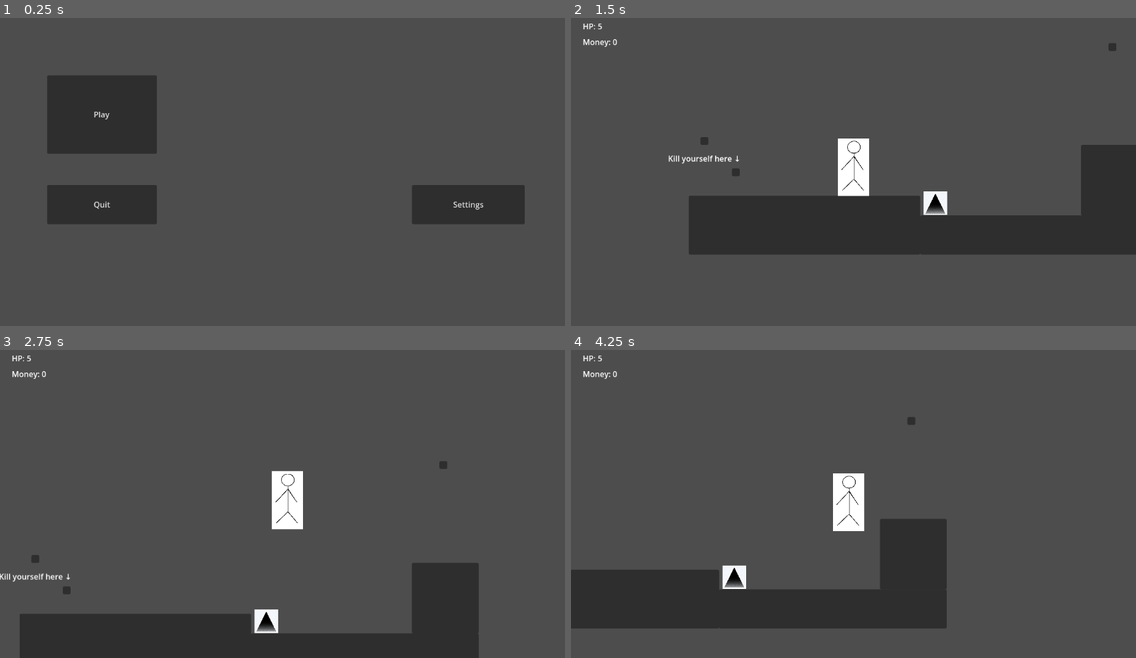
Above: before the commit, frames 1-4 (two rows, left to right).
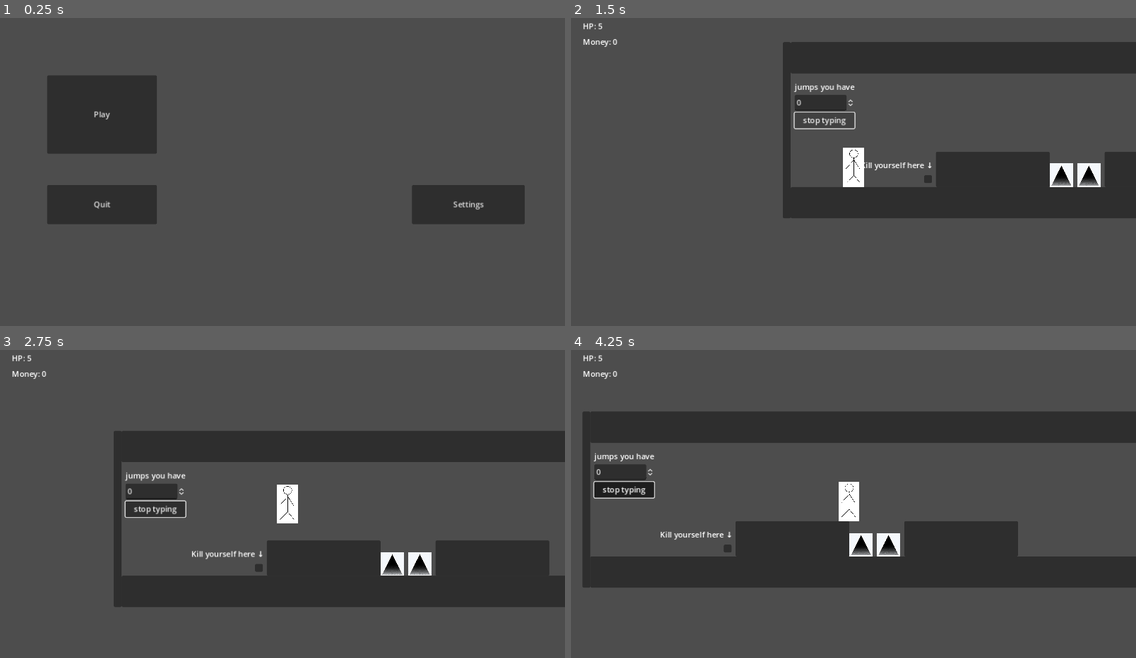
Above: after the commit, the same moments.

Repository: supereason333/platformer
Game: Godot game, scene res://main menu/main_menu.tscn
The game is run twice, just before and just after one commit, with the same random seed, the same clock (stepped at 60 frames per second) and the same inputs.
Inputs (mouse positions are in pixels of both pictures, inside the frame that each line leads up to):
- Up to frame 1 (0.25 s): no input
- Up to frame 2 (1.5 s): click "Play" at 0.5 s; click (825, 119) at 1.25 s, where only the run after the commit has a clickable "stop typing"
- Up to frame 3 (2.75 s): tap Enter at 2 s; move the mouse to (406, 482) at 2.02 s; hold D (right_key) from 2.03 s (still down); hold Space (jump_key) from 2.03 s (still down); click (406, 482) at 2.17 s
- Up to frame 4 (4.25 s): move the mouse to (740, 516) at 2.77 s; release Space (jump_key) at 2.78 s; tap Right (dash_key) at 2.85 s; tap Space (jump_key) at 3.02, 3.05, 3.32 s; move the mouse to (910, 430) at 3.52 s; release D (right_key) at 3.53 s; hold A (left_key) from 3.53 s (still down); hold Space (jump_key) from 3.53 s (still down)

The runs differ from the first frame. In frame 1, 0.1% of the frame differs, in the area x 16-86%, y 30-63%; in frame 2, 25%; in frame 3, 33%; in frame 4, 33%, in the area x 0-100%, y 1-91%.

Commit message:
added a new map, testing functions, code comments, ect ect

Diff:
--- a/main menu/main_menu.tscn
+++ b/main menu/main_menu.tscn
@@ -8,8 +8,7 @@
 	pass
 
 func _on_play_button_pressed():
-	ProjectSettings.set_setting(\"display/window/stretch/mode\", \"canvas_items\")
-	get_tree().change_scene_to_file(\"res://testing/world.tscn\")
+	get_tree().change_scene_to_file(\"res://testing/world_2.tscn\")
 
 
 func _on_quit_button_pressed():
--- a/player/gui.gd
+++ b/player/gui.gd
@@ -9,7 +9,6 @@
 func _ready():
 	update_gui()
 
-
 func _on_player_health_updated(_health):
 	update_gui()
 
--- a/player/player.gd
+++ b/player/player.gd
@@ -1,10 +1,11 @@
 extends CharacterBody2D
 
 signal health_updated(health)
-signal killed()
+signal killed()				# got fucked
 signal money_updated(money)
 
 # Theres a lot of varibles but i dont give a fuck
+# not really when i think about it again
 
 const SPEED = 300.0
 const JUMP_VELOCITY = -400.0
@@ -12,8 +13,7 @@
 var jumps_remaining = 0
 var dash_dir = Vector2(0, 0)
 var last_direction = 1
-var inside_damager = false
-var player_in_controll = true
+var in_controll = true		# can the player move (MAKE A FUNCTION FOR THIS THAT HAS A TALLY SO YOU CAN ADD/DECREASE SO THE SETTING CAN STACK)
 
 var last_spawnpoint = Vector2(0, 0)
 var last_resetpoint = Vector2(0, 0)
@@ -61,7 +61,7 @@
 #***************************************
 
 func _physics_process(delta):
-	if player_in_controll: movement()
+	if in_controll: movement()
 	add_gravity(delta)
 	animation()
 	move_and_slide()
@@ -97,15 +97,18 @@
 		velocity.x = move_toward(velocity.x, 0, SPEED)
 
 func handle_jump():
-	if is_on_floor() and !Input.is_action_pressed("jump_key") and jumps_remaining != GlobalPlayer.player_jumps:
+	# yeah hopw the jump wprks im not gonna expain it that much
+	if is_on_floor() and !Input.is_action_pressed("jump_key") and jumps_remaining != GlobalPlayer.player_jumps:		# you are touching the ground --> reset jumps
 		jumps_remaining = GlobalPlayer.player_jumps
 
-	if Input.is_action_pressed("jump_key") and jumps_remaining > 0 and !jump_timer.is_stopped():
+	if Input.is_action_pressed("jump_key") and jumps_remaining > 0 and !jump_timer.is_stopped() and velocity.y != 0:# keep jumping
 		velocity.y = JUMP_VELOCITY
-	elif Input.is_action_just_pressed("jump_key") and jumps_remaining > 0 and jump_timer.is_stopped():
+	elif Input.is_action_just_pressed("jump_key") and jumps_remaining > 0 and jump_timer.is_stopped():				# initiate jumping / first jump
 		velocity.y = JUMP_VELOCITY
 		jump_timer.start()
-	elif Input.is_action_just_released("jump_key") and velocity.y <= 30:
+	elif !jump_timer.is_stopped() and velocity.y == 0:																# hit your head owie
+		jump_timer.stop()
+	elif Input.is_action_just_released("jump_key") and velocity.y <= 30:											# make you go down for better controll in jump
 		velocity.y += 300
 
 	if Input.is_action_just_released("jump_key"):
@@ -138,26 +141,23 @@
 		knockback(direction)
 		if is_reset and health - amount > 0:
 			reset_timer.start()
-			player_in_controll = false
+		if is_reset: in_controll = false
 		health -= amount
 		self.velocity *= 0
 
-func _on_hit_detector_area_entered(area):				# to get position of area it is "area.get_node("./name of child").position"
+func _on_hit_detector_area_entered(area):				# to get position of area it is "area.position"
 	print_debug("Entered area " + area.name)
-	if area.has_node("damager"):
-		inside_damager = true
-		damage(area.plr_damage, area.plr_reset, (self.position - area.get_node("./area").position).normalized().x)
-	elif "spawnpoint " in area.name:
-		last_spawnpoint = area.get_node("./area").position
-		print_debug("last spawnpoint is set to: " + str(area.get_node("./area").position))
-	elif "resetpoint " in area.name:
-		last_resetpoint = area.get_node("./area").position
-		print_debug("last resetpoint is set to: " + str(area.get_node("./area").position))
+	if area.has_node("damager"):		# all damage things like spikes and damage hitboxes should have a node called "damager" and "(int) plr_damage" and "(bool) plr_reset"
+		damage(area.plr_damage, area.plr_reset, (self.position - area.get_node("./area").position).normalized().x)		# i cut my life into pieces
+	elif "spawnpoint" in area.name:					# inside checkpoints and shit
+		last_spawnpoint = area.position
+		print_debug("last spawnpoint is set to: " + str(area.position))
+	elif "resetpoint" in area.name:
+		last_resetpoint = area.position
+		print_debug("last resetpoint is set to: " + str(area.position))
 
 func _on_hit_detector_area_exited(area):
 	print_debug("Exited area " + area.name)
-	if area.has_node("damager"):
-		inside_damager = false
 
 func kill():
 	health = GlobalPlayer.player_max_health
@@ -168,20 +168,19 @@
 #**************************************************
 
 func respawn_to_spawn():
+	in_controll = true
 	self.position = last_spawnpoint
 
-func knockback(direction):				# it knocks the player in a direction and stops them from moving
+func knockback(direction):				# it knocks the player in a direction and stops them from moving (DOSENT WORK)
 	velocity.y = -200
 	velocity.x = 1000 * direction
-	player_in_controll = false
 	knockback_NC_timer.start()
 
-func reset():
+func reset():							# respawn to last resetpoint
+	in_controll = true
 	reset_movement()
 	invulnerability_timer.start()
 	self.position = last_resetpoint
-	player_in_controll = true
-
 
 #**********************************************
 #				TIMER TIMEOUTS AIUOWHDUIAHIWUDHOPWAIU
@@ -191,7 +190,7 @@
 	reset()
 
 func _on_knockback_no_controll_timer_timeout():
-	player_in_controll = true
+	pass
 
 func _on_invulnerability_timer_timeout():
-	self.modulate = Color(1, 1, 1, 1)	# should reset animation
+	self.modulate = Color(1, 1, 1, 1)	# should reset animation (it dosent cus theres no animation to reset)
--- a/player/player.tscn
+++ b/player/player.tscn
@@ -16,17 +16,18 @@
 }]
 
 [sub_resource type="CapsuleShape2D" id="CapsuleShape2D_41l8g"]
-radius = 24.0
-height = 112.0
+radius = 21.0
+height = 80.0
 
 [sub_resource type="RectangleShape2D" id="RectangleShape2D_fvwyg"]
-size = Vector2(66, 114)
+size = Vector2(46, 81)
 
 [node name="player" type="CharacterBody2D"]
 script = ExtResource("1_f2cj1")
 
 [node name="AnimatedSprite2D" type="AnimatedSprite2D" parent="."]
-scale = Vector2(0.211921, 0.211921)
+position = Vector2(-1.19209e-07, 0)
+scale = Vector2(0.139073, 0.143113)
 sprite_frames = SubResource("SpriteFrames_ftwh5")
 
 [node name="CollisionShape2D" type="CollisionShape2D" parent="."]
@@ -41,7 +42,7 @@
 [node name="hit detector" type="Area2D" parent="."]
 
 [node name="CollisionShape2D" type="CollisionShape2D" parent="hit detector"]
-position = Vector2(-1, -1)
+position = Vector2(0, -0.5)
 shape = SubResource("RectangleShape2D_fvwyg")
 
 [node name="timers" type="Node" parent="."]
--- /dev/null
+++ b/player/spawnpoints/resetpoint.tscn
@@ -0,0 +1,9 @@
+[gd_scene load_steps=2 format=3 uid="uid://vcud005nc8le"]
+
+[sub_resource type="CircleShape2D" id="CircleShape2D_7aejr"]
+radius = 168.19
+
+[node name="resetpoint" type="Area2D"]
+
+[node name="area" type="CollisionShape2D" parent="."]
+shape = SubResource("CircleShape2D_7aejr")
--- /dev/null
+++ b/player/spawnpoints/spawnpoint.tscn
@@ -0,0 +1,9 @@
+[gd_scene load_steps=2 format=3 uid="uid://dacqxh0yylglw"]
+
+[sub_resource type="RectangleShape2D" id="RectangleShape2D_j6rc0"]
+size = Vector2(19.5, 20)
+
+[node name="spawnpoint" type="Area2D"]
+
+[node name="area" type="CollisionShape2D" parent="."]
+shape = SubResource("RectangleShape2D_j6rc0")
--- a/project.godot
+++ b/project.godot
@@ -23,7 +23,7 @@
 
 [display]
 
-window/stretch/mode="viewport"
+window/stretch/mode="canvas_items"
 
 [dotnet]
 
--- a/testing/player_killer.tscn
+++ b/testing/player_killer.tscn
@@ -4,13 +4,13 @@
 [ext_resource type="Texture2D" uid="uid://dkmfeanjn22sv" path="res://testing/Regular_Spike.webp" id="2_tns5b"]
 
 [sub_resource type="RectangleShape2D" id="RectangleShape2D_mwk6a"]
-size = Vector2(32, 24)
+size = Vector2(38, 40)
 
 [node name="player killer" type="Area2D"]
 script = ExtResource("1_jsl0r")
 
 [node name="area" type="CollisionShape2D" parent="."]
-position = Vector2(0, 4)
+position = Vector2(0, -4)
 shape = SubResource("RectangleShape2D_mwk6a")
 
 [node name="RegularSpike" type="Sprite2D" parent="."]
--- /dev/null
+++ b/testing/world_2.tscn
@@ -0,0 +1,133 @@
+[gd_scene load_steps=10 format=3 uid="uid://b3uv8wxvq6cur"]
+
+[ext_resource type="PackedScene" uid="uid://152medcdymy7" path="res://player/player.tscn" id="1_hxpmi"]
+[ext_resource type="PackedScene" uid="uid://dacqxh0yylglw" path="res://player/spawnpoints/spawnpoint.tscn" id="2_0gf2o"]
+[ext_resource type="PackedScene" uid="uid://vcud005nc8le" path="res://player/spawnpoints/resetpoint.tscn" id="3_lnirb"]
+[ext_resource type="PackedScene" uid="uid://butb3r7vh8b3y" path="res://testing/the_killyourself_machine.tscn" id="4_lm04k"]
+[ext_resource type="PackedScene" uid="uid://4l7sp86j23r1" path="res://testing/player_killer.tscn" id="5_surqu"]
+
+[sub_resource type="GDScript" id="GDScript_yv8o0"]
+script/source = "extends Node2D
+
+
+# Called when the node enters the scene tree for the first time.
+func _ready():
+	pass # Replace with function body.
+
+
+# Called every frame. 'delta' is the elapsed time since the previous frame.
+func _process(delta):
+	pass
+
+func _on_spin_box_value_changed(value):
+	GlobalPlayer.player_jumps = int(value)
+"
+
+[sub_resource type="RectangleShape2D" id="RectangleShape2D_y86fj"]
+size = Vector2(2880, 64)
+
+[sub_resource type="RectangleShape2D" id="RectangleShape2D_6awfe"]
+size = Vector2(232, 72)
+
+[sub_resource type="RectangleShape2D" id="RectangleShape2D_jtty6"]
+size = Vector2(16, 360)
+
+[node name="world2" type="Node2D"]
+script = SubResource("GDScript_yv8o0")
+
+[node name="player" parent="." instance=ExtResource("1_hxpmi")]
+position = Vector2(128, 536)
+
+[node name="StaticBody2D" type="StaticBody2D" parent="."]
+
+[node name="CollisionShape2D" type="CollisionShape2D" parent="StaticBody2D"]
+position = Vector2(1440, 672)
+shape = SubResource("RectangleShape2D_y86fj")
+
+[node name="CollisionShape2D2" type="CollisionShape2D" parent="StaticBody2D"]
+position = Vector2(412, 604)
+shape = SubResource("RectangleShape2D_6awfe")
+
+[node name="CollisionShape2D3" type="CollisionShape2D" parent="StaticBody2D"]
+position = Vector2(-8, 524)
+shape = SubResource("RectangleShape2D_jtty6")
+
+[node name="CollisionShape2D4" type="CollisionShape2D" parent="StaticBody2D"]
+position = Vector2(1440, 376)
+shape = SubResource("RectangleShape2D_y86fj")
+
+[node name="CollisionShape2D5" type="CollisionShape2D" parent="StaticBody2D"]
+position = Vector2(756, 604)
+shape = SubResource("RectangleShape2D_6awfe")
+
+[node name="panels" type="Node" parent="."]
+
+[node name="Panel" type="Panel" parent="panels"]
+offset_top = 640.0
+offset_right = 2880.0
+offset_bottom = 704.0
+
+[node name="Panel2" type="Panel" parent="panels"]
+offset_top = 344.0
+offset_right = 2880.0
+offset_bottom = 408.0
+
+[node name="Panel3" type="Panel" parent="panels"]
+offset_left = -16.0
+offset_top = 344.0
+offset_bottom = 704.0
+
+[node name="Panel4" type="Panel" parent="panels"]
+offset_left = 296.0
+offset_top = 568.0
+offset_right = 528.0
+offset_bottom = 640.0
+
+[node name="Panel5" type="Panel" parent="panels"]
+offset_left = 640.0
+offset_top = 568.0
+offset_right = 872.0
+offset_bottom = 640.0
+
+[node name="spawnpoints" type="Node" parent="."]
+
+[node name="spawnpoint" parent="spawnpoints" instance=ExtResource("2_0gf2o")]
+position = Vector2(128, 576)
+
+[node name="resetpoints" type="Node" parent="."]
+
+[node name="resetpoint" parent="resetpoints" instance=ExtResource("3_lnirb")]
+position = Vector2(128, 576)
+
+[node name="resetpoint2" parent="resetpoints" instance=ExtResource("3_lnirb")]
+position = Vector2(344, 512)
+
+[node name="damagers" type="Node" parent="."]
+
+[node name="the killyourself machine" parent="damagers" instance=ExtResource("4_lm04k")]
+position = Vector2(280, 624)
+
+[node name="player killer" parent="damagers" instance=ExtResource("5_surqu")]
+position = Vector2(552, 624)
+
+[node name="player killer2" parent="damagers" instance=ExtResource("5_surqu")]
+position = Vector2(608, 624)
+
+[node name="VBoxContainer" type="VBoxContainer" parent="."]
+offset_left = 8.0
+offset_top = 424.0
+offset_right = 103.0
+offset_bottom = 490.0
+
+[node name="Label" type="Label" parent="VBoxContainer"]
+layout_mode = 2
+text = "jumps you have"
+
+[node name="SpinBox" type="SpinBox" parent="VBoxContainer"]
+layout_mode = 2
+
+[node name="Button" type="Button" parent="VBoxContainer"]
+layout_mode = 2
+text = "stop typing"
+
+[connection signal="value_changed" from="VBoxContainer/SpinBox" to="." method="_on_spin_box_value_changed"]
